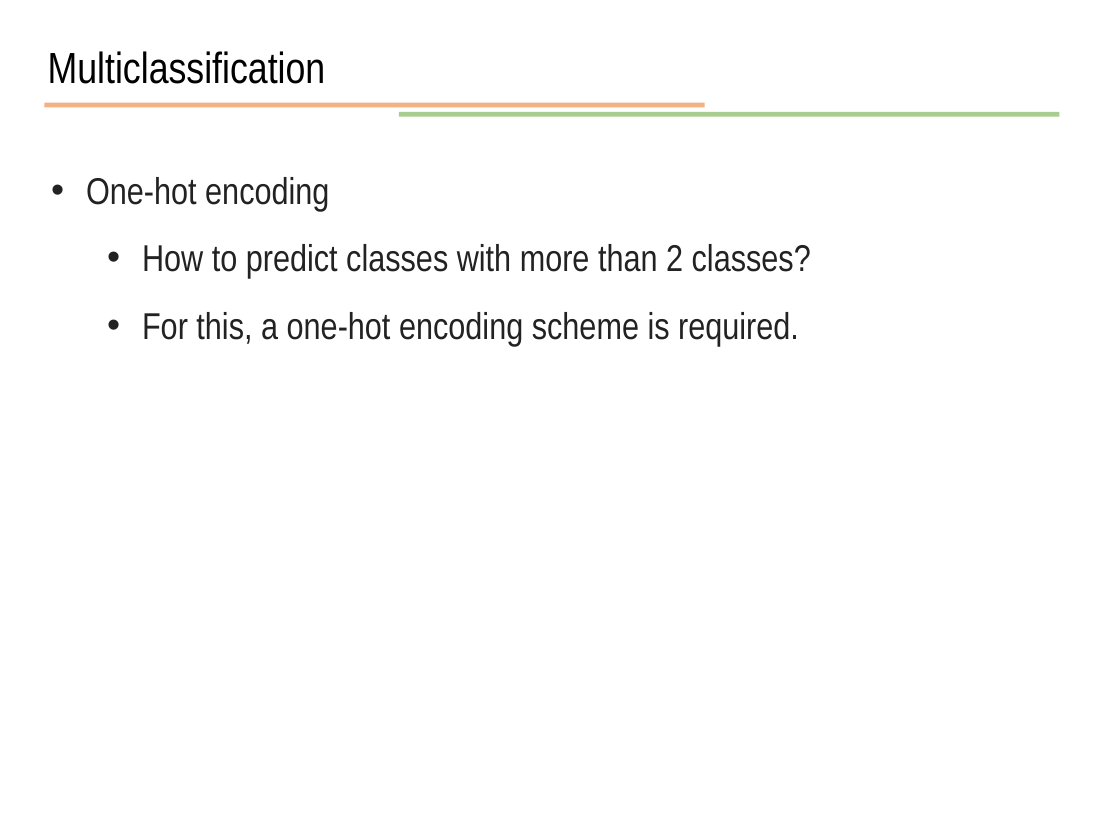
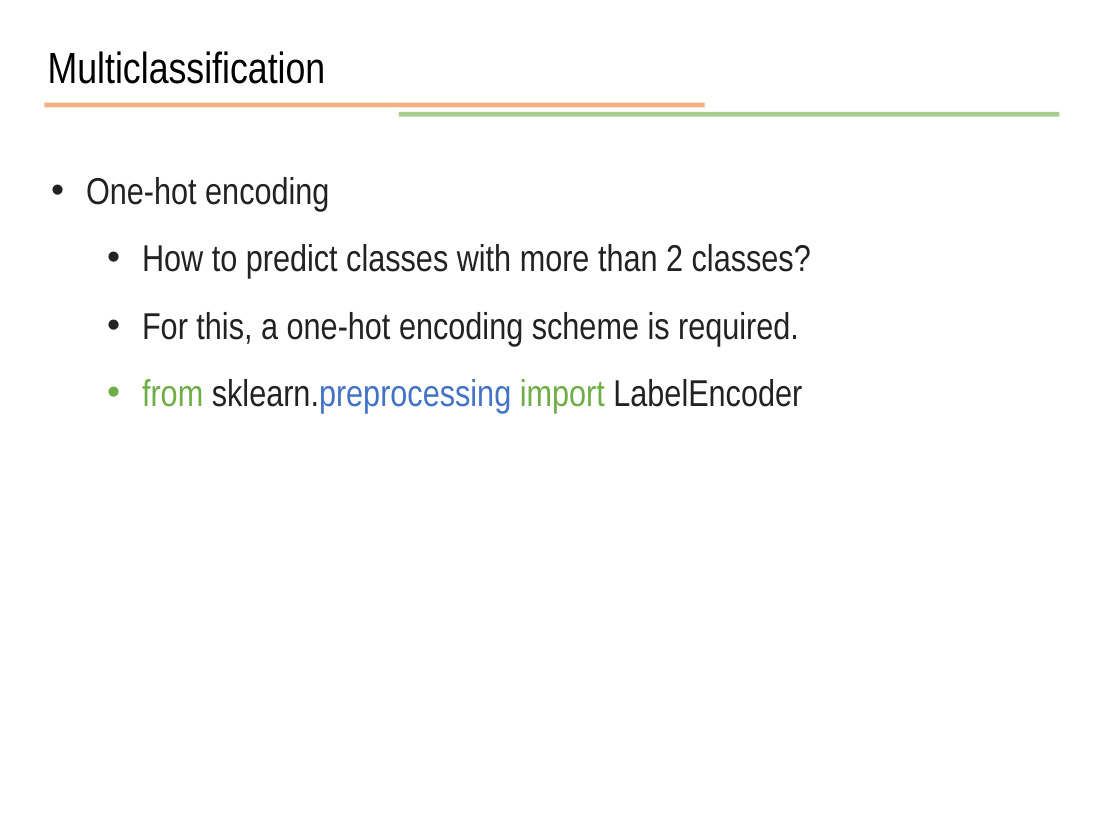
Before and after one commit to JunetaeKim/DeepLearningClass, a slide deck: slide 10 of Week10/week10 Introduction to tensorflow.pptx. Drawn at 1120x840 pixels with LibreOffice and Linux fonts; fonts in the diff are those of the drawing. Boxes give left, top, right and bottom in pixels: in the first picture for what was removed or moved away, otherwise in the second. Text is boxed around its words. In the diff, an @@ line names an element or a change of style, - is before the commit and + after.

```diff
--- a/Week10/week10 Introduction to tensorflow.pptx
+++ b/Week10/week10 Introduction to tensorflow.pptx
@@ text at (142, 379, 802, 413): paragraph added @@
+  • from sklearn.preprocessing import LabelEncoder
```
Also in this commit, not shown: 2 other slides changed, 9 slides added, 4 other files.
